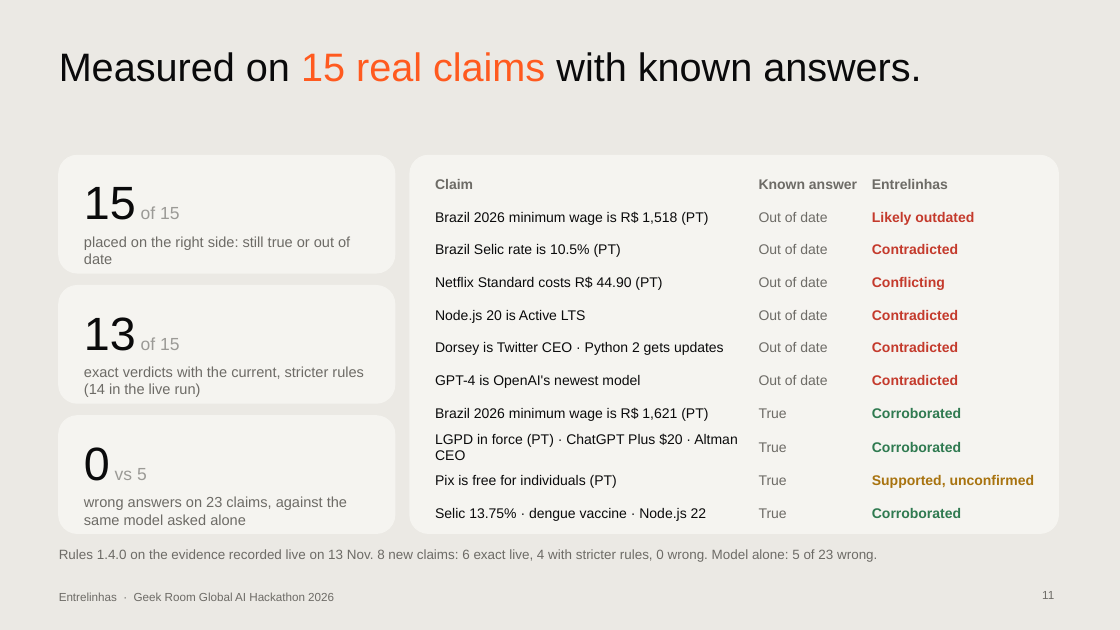
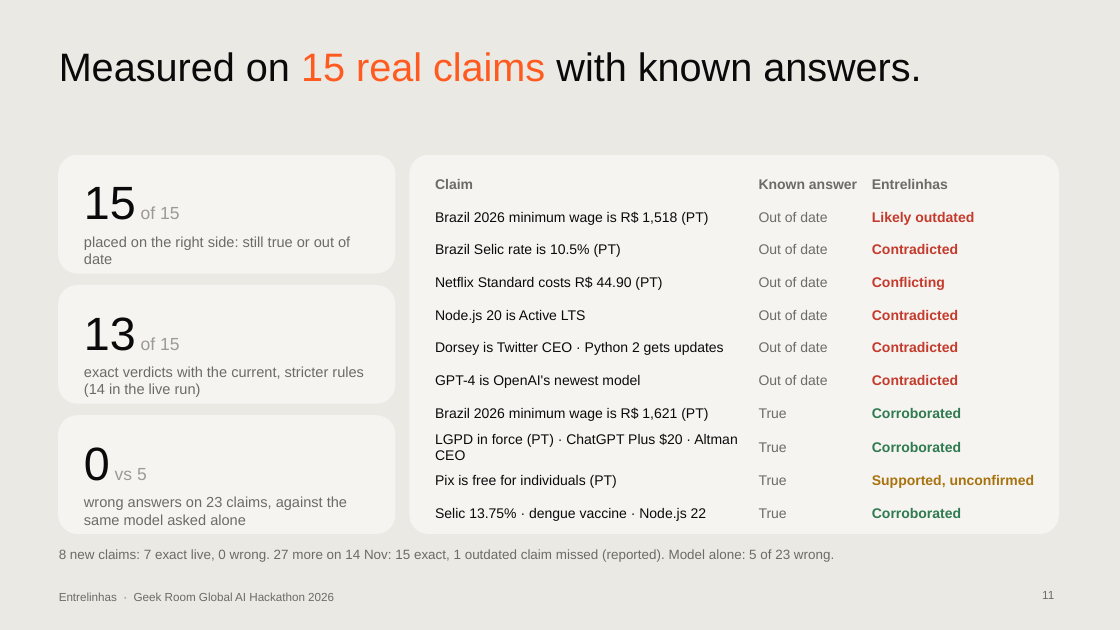
Before and after one commit to contatoalicecandido-lab/entrelinhas, a slide deck: slide 11 of submission/Entrelinhas_Pitch_Deck.pptx. Drawn at 1120x630 pixels with LibreOffice and Linux fonts; fonts in the diff are those of the drawing. Boxes give left, top, right and bottom in pixels: in the first picture for what was removed or moved away, otherwise in the second. Text is boxed around its words. In the diff, an @@ line names an element or a change of style, - is before the commit and + after.

```diff
--- a/submission/Entrelinhas_Pitch_Deck.pptx
+++ b/submission/Entrelinhas_Pitch_Deck.pptx
@@ text at (59,549,834,562): text changed @@
-Rules 1.4.0 on the evidence recorded live on 13 Nov. 8 new claims: 6 exact live, 4 with stricter rules, 0 wrong. Model alone: 5 of 23 wrong.
+8 new claims: 7 exact live, 0 wrong. 27 more on 14 Nov: 15 exact, 1 outdated claim missed (reported). Model alone: 5 of 23 wrong.
```
Also in this commit, not shown: 25 other files.
